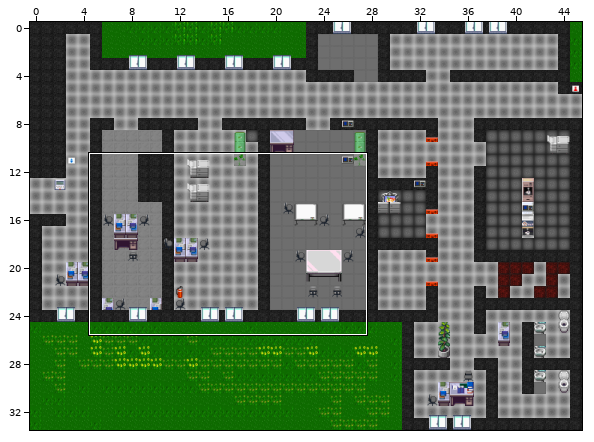
One commit to this Tiled map (JSON): maps/map-digitalhub.json. The picture above shows the old version from afar; the outline marks the close-up.
Close-up. As it was:
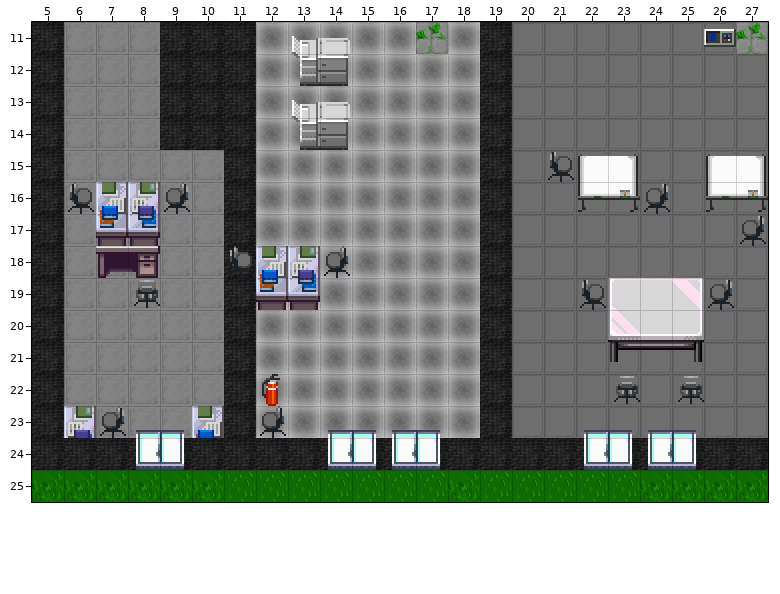
Cells are 32x32 px. Shown: x 5..27, y 11..25.
Now the later version:
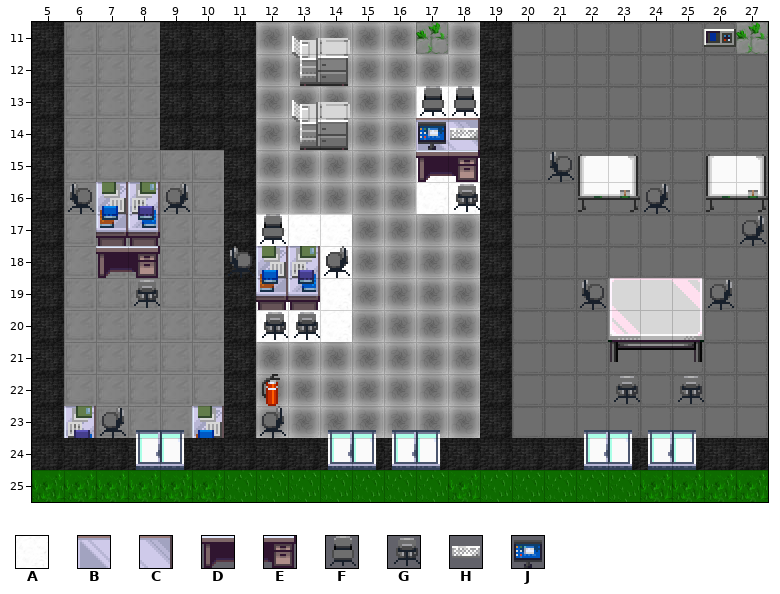
Key: from "floortileset": A 52; from "office_1": B 48, C 49, D 64, E 65, F 112, G 113, H 240, J 242.
_ is an empty cell.
Tiles of an added or newly shown layer are drawn over the layers below it.
The exact change:
{"where": "layer \"openwebsiteMaschinendeck\" (added)"}
{"y":17,"x":12,"old":"___","new":"AAA"}
{"y":18,"x":14,"old":"_","new":"A"}
{"y":19,"x":12,"old":"___","new":"AAA"}
{"y":20,"x":12,"old":"___","new":"AAA"}
{"where": "layer \"openwebsite_mitl\" (added)"}
{"y":13,"x":17,"old":"__","new":"AA"}
{"y":15,"x":17,"old":"__","new":"AA"}
{"y":16,"x":17,"old":"__","new":"AA"}
{"where": "layer \"ordi\""}
{"y":14,"x":17,"old":"__","new":"BC"}
{"y":15,"x":17,"old":"__","new":"DE"}
{"where": "layer \"override\""}
{"y":13,"x":17,"old":"__","new":"FF"}
{"y":14,"x":17,"old":"__","new":"JH"}
{"y":16,"x":18,"old":"_","new":"G"}
{"y":17,"x":12,"old":"_","new":"F"}
{"y":20,"x":12,"old":"__","new":"GG"}
{"label":"added","picture_box":[416,86,480,214]}
{"label":"added","picture_box":[256,214,352,342]}
